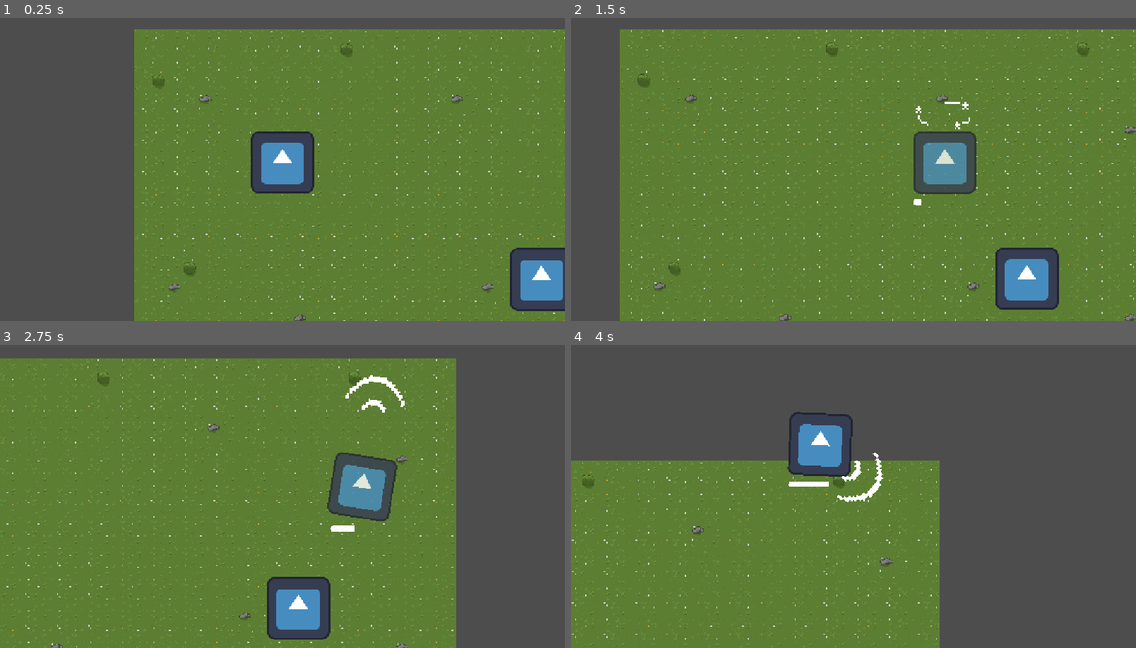
Above: before the commit, frames 1-4 (two rows, left to right).
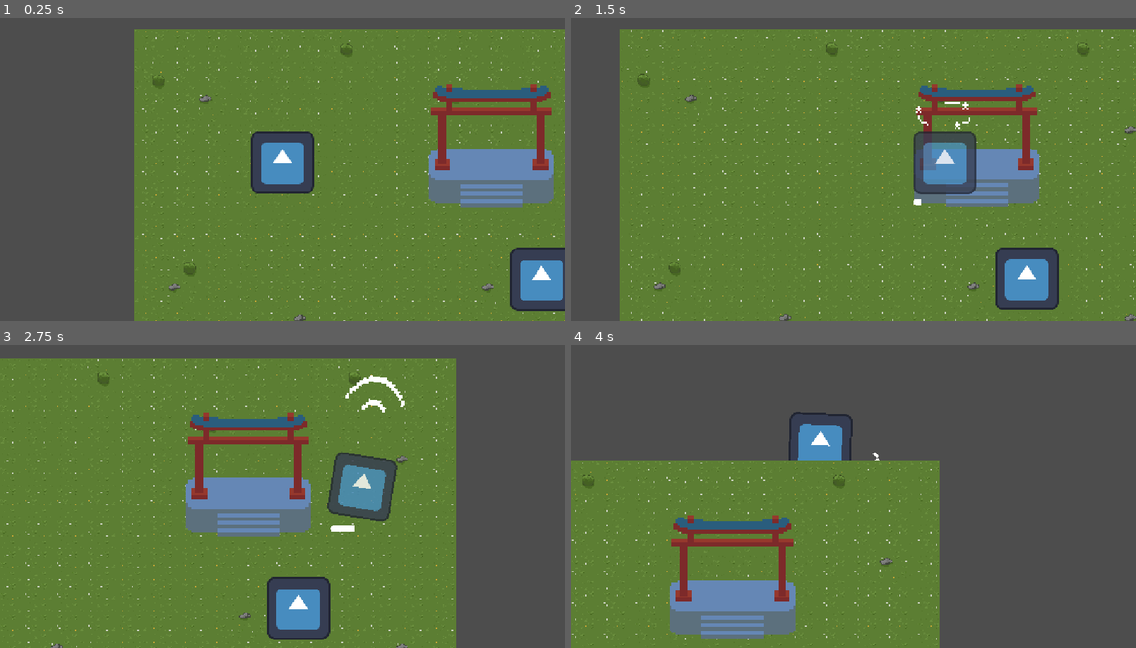
Above: after the commit, the same moments.

Repository: CplCanuck/mru-hacks-2026
Game: Godot game, scene res://assets/scenes/main.tscn
The game is run twice, just before and just after one commit, with the same random seed, the same clock (stepped at 60 frames per second) and the same inputs. The engine's default icon, where the game draws it, is replaced by a stand-in: a white triangle on a blue panel in a dark square. Sound files missing from this copy of the repository are replaced by a short silence.
Inputs (mouse positions are in pixels of both pictures, inside the frame that each line leads up to):
- Up to frame 1 (0.25 s): no input
- Up to frame 2 (1.5 s): tap Enter at 0.5 s; move the mouse to (977, 145) at 0.52 s; hold D (right) 0.53-1.28 s; click (977, 145) at 0.6 s; move the mouse to (740, 178) at 1.27 s; hold S (down) from 1.28 s (still down); tap F (interact) at 1.35 s
- Up to frame 3 (2.75 s): move the mouse to (339, 420) at 2.02 s; release S (down) at 2.03 s; hold D (right) from 2.03 s (still down); click (339, 420) at 2.1 s
- Up to frame 4 (4 s): move the mouse to (825, 554) at 2.77 s; release D (right) at 2.78 s; hold W (up) 2.78-3.53 s; tap F (interact) at 2.85 s; move the mouse to (1023, 535) at 3.52 s; hold A (left) from 3.53 s (still down); click (1023, 535) at 3.6 s

The runs differ from the first frame. In frame 1, 5.9% of the frame differs, in the area x 75-98%, y 21-63%; in frame 2, 5.1%; in frame 3, 5.9%; in frame 4, 6.9%, in the area x 17-56%, y 38-97%.

Commit message:
Update Main Scene to Y Sort

Diff:
--- a/assets/scenes/main.tscn
+++ b/assets/scenes/main.tscn
@@ -4,6 +4,7 @@
 [ext_resource type="Script" uid="uid://dvghrtpc5mq4p" path="res://assets/scenes/main_camera_2d.gd" id="1_sfrgt"]
 [ext_resource type="PackedScene" uid="uid://cj6xy7mulabb6" path="res://assets/objects/enemy.tscn" id="2_dfgan"]
 [ext_resource type="PackedScene" uid="uid://bqhjiiceuhlyx" path="res://assets/objects/player.tscn" id="3_sfrgt"]
+[ext_resource type="Texture2D" uid="uid://vcfmna6nsw54" path="res://assets/sprites/Shrine.png" id="5_etxf0"]
 
 [sub_resource type="TileSetAtlasSource" id="TileSetAtlasSource_dfgan"]
 texture = ExtResource("1_kpi06")
@@ -16,7 +17,8 @@
 tile_size = Vector2i(64, 64)
 sources/6 = SubResource("TileSetAtlasSource_dfgan")
 
-[node name="main" type="Node" unique_id=1568987512]
+[node name="main" type="Node2D" unique_id=1006457170]
+y_sort_enabled = true
 
 [node name="MainCamera2D" type="Camera2D" parent="." unique_id=430699607]
 position = Vector2(303, 272)
@@ -31,3 +33,8 @@
 
 [node name="player" parent="." unique_id=1106833625 instance=ExtResource("3_sfrgt")]
 position = Vector2(303, 272)
+
+[node name="Shrine" type="Sprite2D" parent="." unique_id=1330938681]
+position = Vector2(729, 236)
+scale = Vector2(4, 4)
+texture = ExtResource("5_etxf0")
Binary file added: assets/sprites/Shrine.png
Not shown, added: assets/sprites/Shrine.png.import
